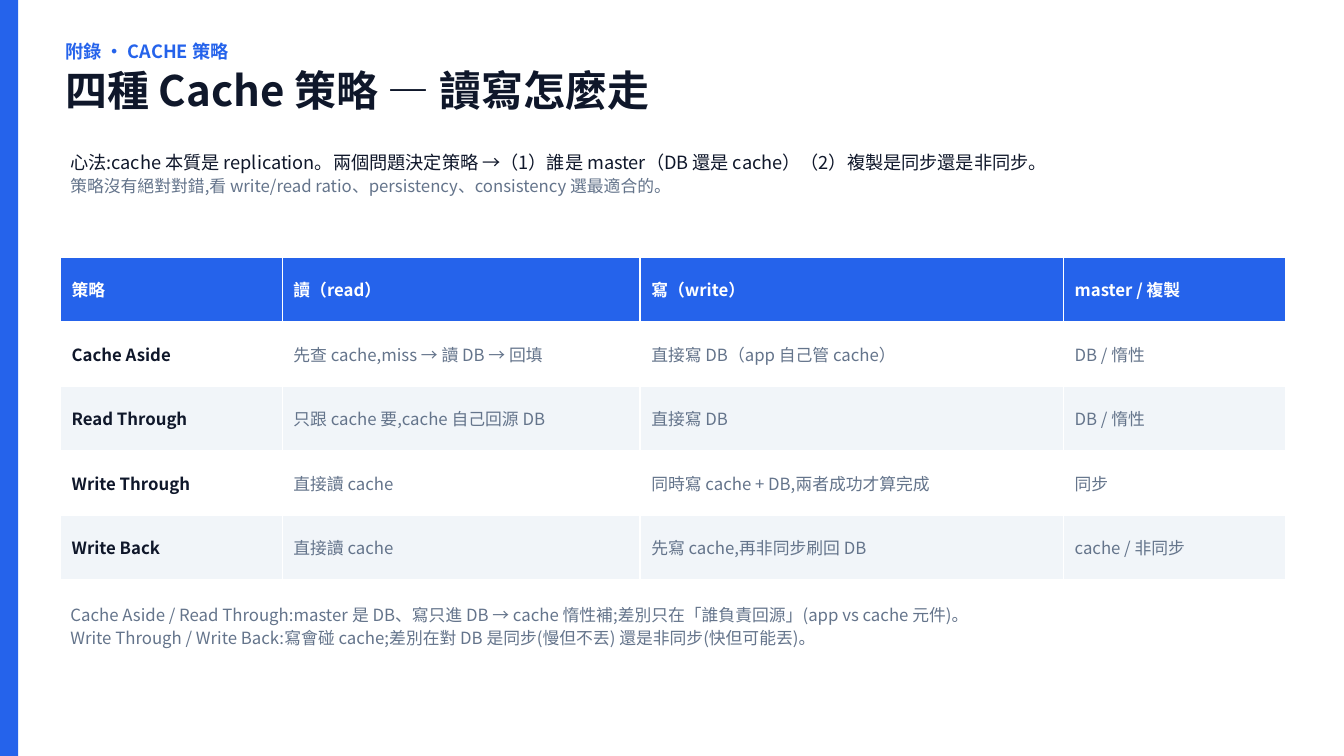
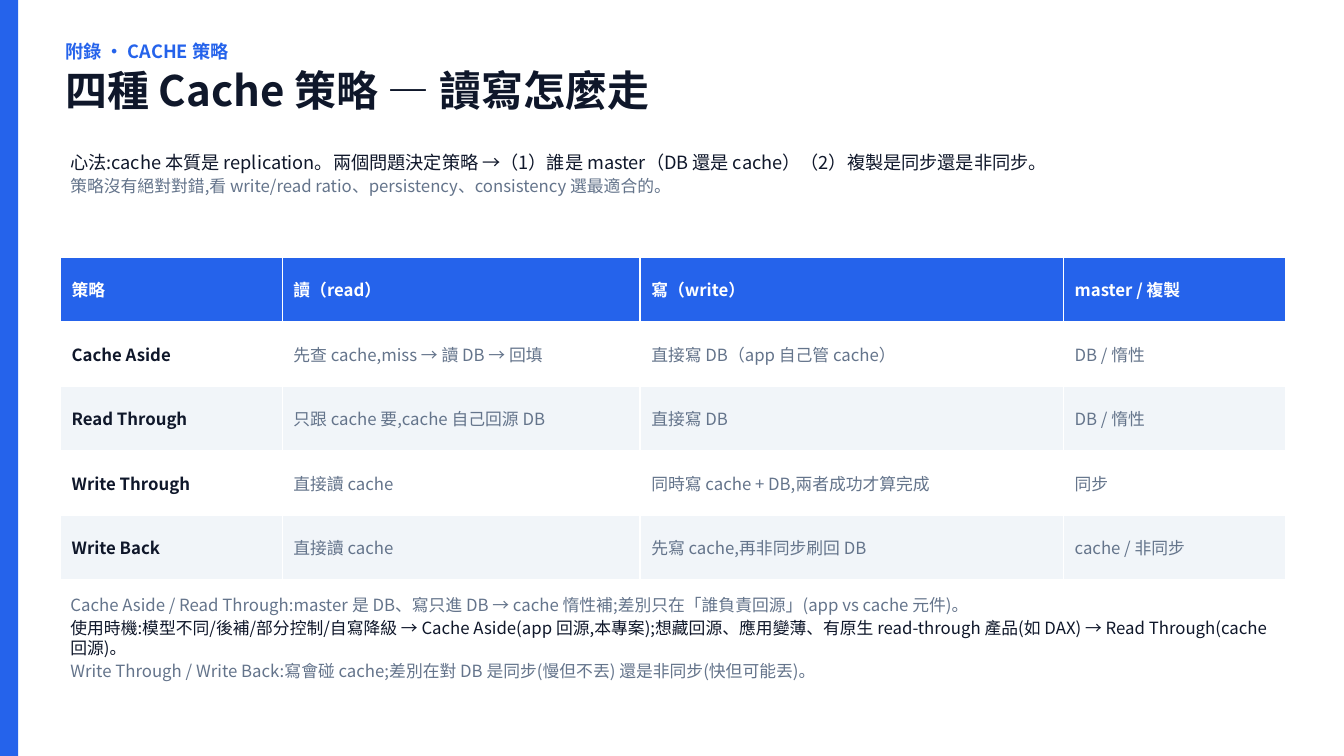
Before and after one commit to scolley31/system-design-demo, a slide deck: slide 16 of QR Code Generator/QR_Code_Generator.pptx. Drawn at 1344x756 pixels with LibreOffice and Linux fonts; fonts in the diff are those of the drawing. Boxes give left, top, right and bottom in pixels: in the first picture for what was removed or moved away, otherwise in the second. Text is boxed around its words. In the diff, an @@ line names an element or a change of style, - is before the commit and + after.

Commit message:
PPT: Cache 策略頁補上 Cache Aside vs Read Through 使用時機註記 [skip ci]

```diff
--- a/QR Code Generator/QR_Code_Generator.pptx
+++ b/QR Code Generator/QR_Code_Generator.pptx
@@ text "Cache Aside / Read Through:master ...": place and size @@
-text "Cache Aside / Read Through:master ..." at (70, 607, 968, 648)
+text "Cache Aside / Read Through:master ..." at (70, 597, 1267, 681)
@@ text at (70, 619, 1267, 657): paragraph added @@
+使用時機:模型不同/後補/部分控制/自寫降級 → Cache Aside(app 回源,本專案);想藏回源、應用變薄、有原生 read-through 產品(如 DAX) → Read Through(cache 回源)。
```
Also in this commit, not shown: 1 other file.
